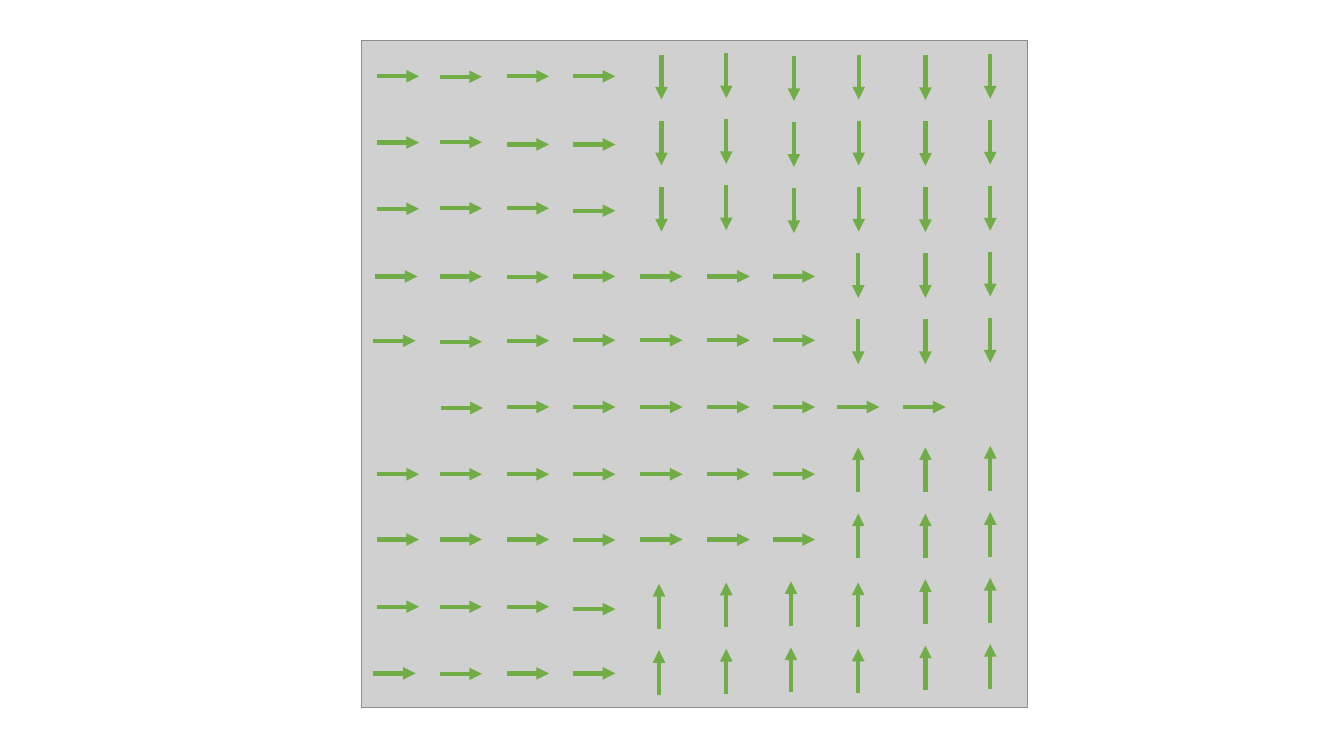
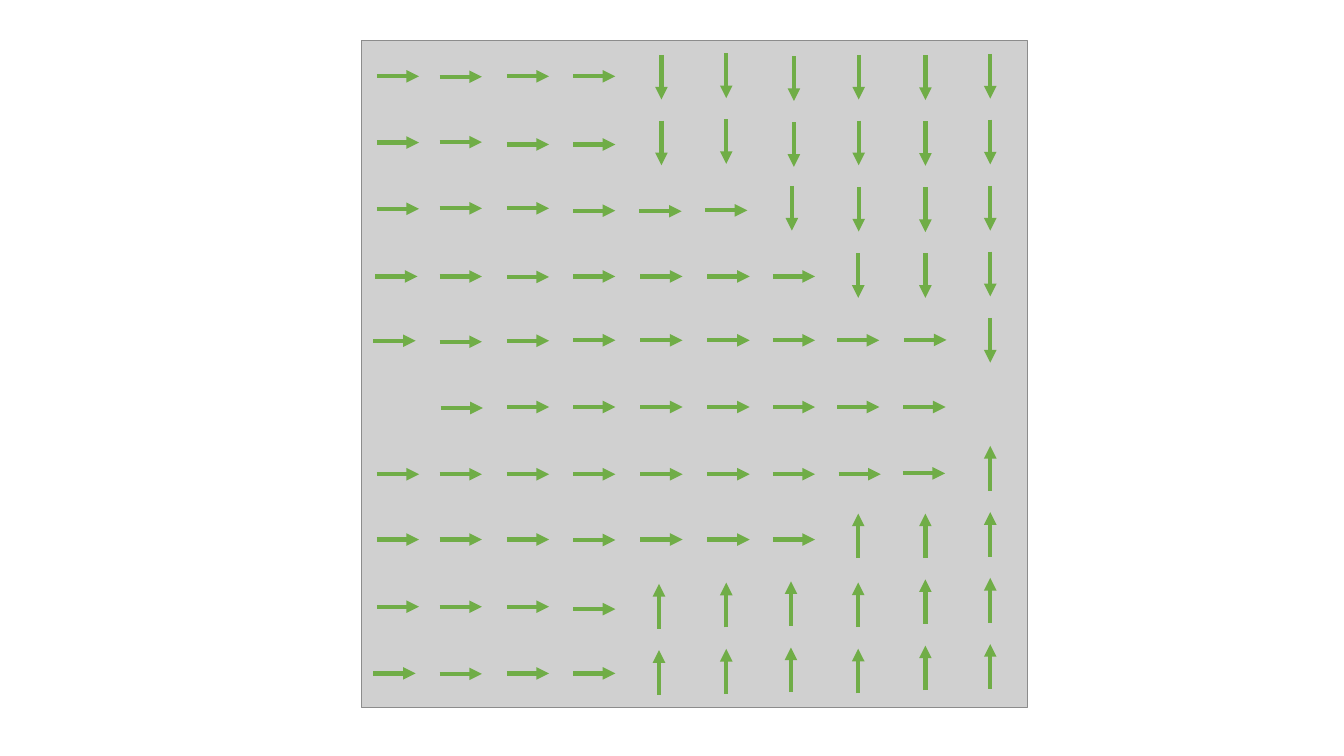
Before and after one commit to jiankangren/ICCPS-2018, a slide deck: slide 3 of Figures.pptx. Drawn at 1344x756 pixels with LibreOffice and Linux fonts; fonts in the diff are those of the drawing; grey boxes stand for pictures. Boxes give left, top, right and bottom in pixels: in the first picture for what was removed or moved away, otherwise in the second. Text is boxed around its words. In the diff, an @@ line names an element or a change of style, - is before the commit and + after.

```diff
--- a/Figures.pptx
+++ b/Figures.pptx
@@ arrow moved from (661, 187) - (661, 232) to (639, 212) - (682, 212) @@
@@ arrow moved from (726, 186) - (726, 230) to (706, 211) - (747, 211) @@
@@ arrow moved from (858, 320) - (858, 364) to (837, 341) - (879, 341) @@
@@ arrow moved from (926, 320) - (926, 364) to (904, 340) - (947, 340) @@
@@ arrow moved from (858, 492) - (858, 448) to (839, 474) - (881, 474) @@
@@ arrow moved from (926, 492) - (926, 448) to (903, 474) - (946, 474) @@
```
Also in this commit, not shown: 1 slide added, 1 slide removed, 2 other files.
